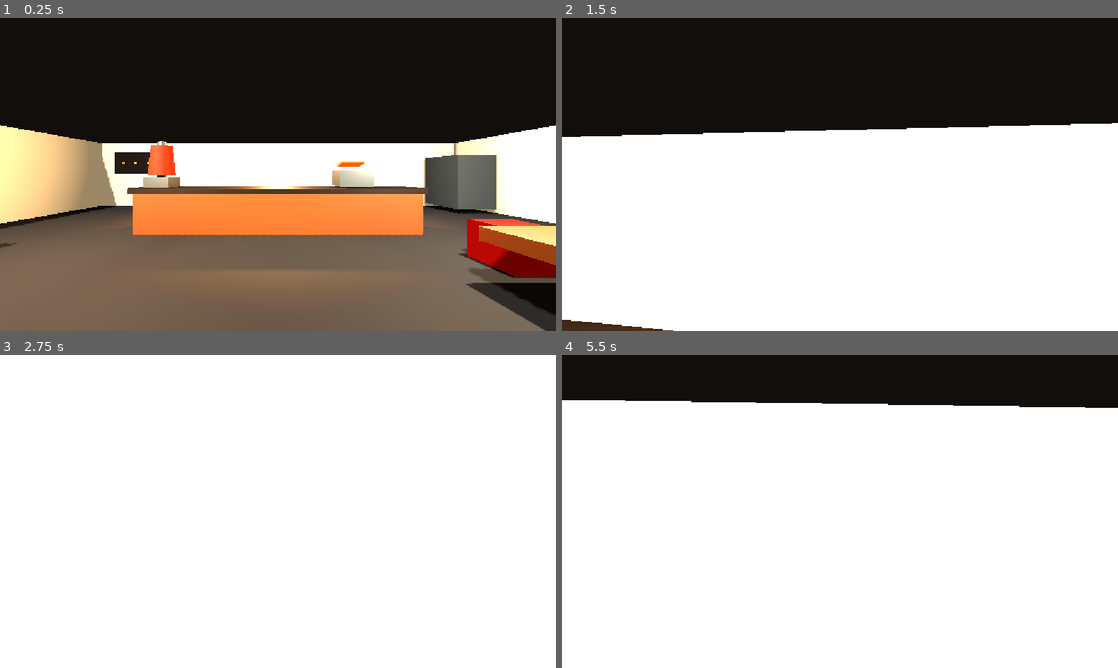
Above: before the commit, frames 1-4 (two rows, left to right).
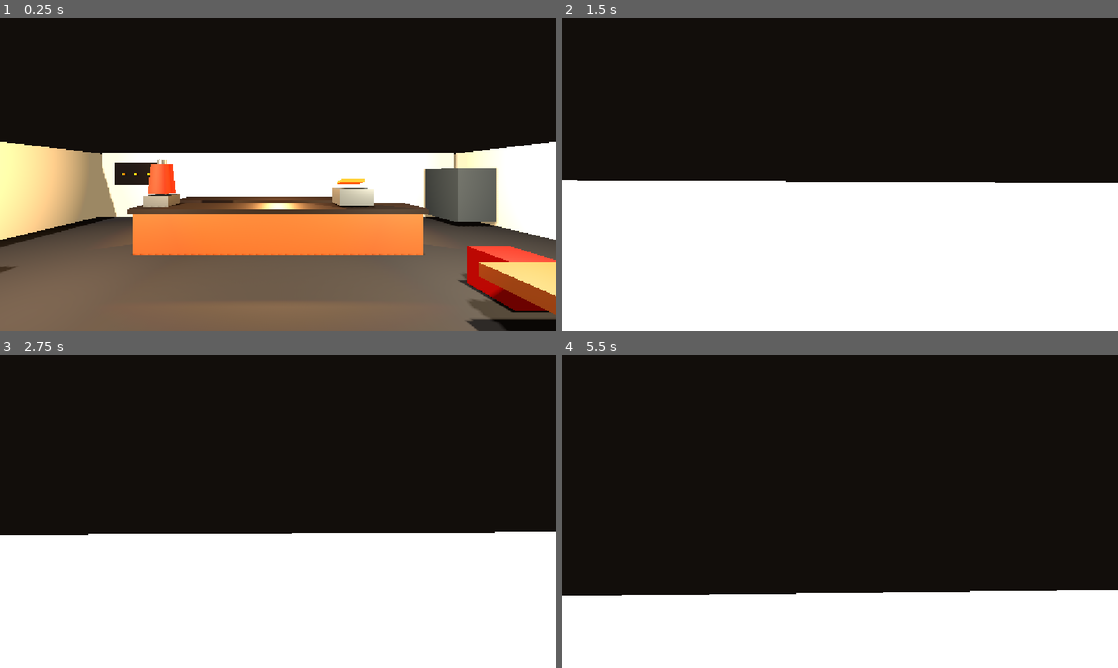
Above: after the commit, the same moments.

Repository: leon-beyleroglu/kebabcity
Game: Godot game, scene res://kebab_shop.tscn
Same seed, same stepped clock (60 frames per second), same inputs: the game is played once before the commit and once after it.
Inputs (mouse positions are in pixels of both pictures, inside the frame that each line leads up to):
- Up to frame 1 (0.25 s): no input
- Up to frame 2 (1.5 s): tap Enter at 0.5 s; move the mouse to (867, 174) at 0.52 s; hold Shift (sprint) 0.53-1.28 s; hold W (move_forward) from 0.53 s (still down); click (867, 174) at 0.67 s; tap Space (jump) at 0.77 s; move the mouse to (812, 174) at 1.27 s; tap Shift (sprint) at 1.35 s
- Up to frame 3 (2.75 s): keep holding W (move_forward); tap Space (jump) at 1.52, 2 s; move the mouse to (289, 505) at 2.02 s; hold Shift (sprint) from 2.03 s (still down)
- Up to frame 4 (5.5 s): keep holding W (move_forward); move the mouse to (834, 517) at 2.77 s; release Shift (sprint) at 2.78 s; tap Shift (sprint) at 2.85, 4.35 s; click (834, 517) at 2.92 s; tap Space (jump) at 3.02, 3.77, 4.52, 5 s; tap Enter at 3.5 s; move the mouse to (878, 514) at 3.52 s; hold Shift (sprint) 3.53-4.28 s; move the mouse to (795, 508) at 4.27 s; move the mouse to (845, 511) at 5.02 s; hold Shift (sprint) from 5.03 s (still down); click (845, 511) at 5.17 s

The runs differ from the first frame. In frame 1, 23% of the frame differs, in the area x 0-100%, y 34-100%; in frame 2, 17%; in frame 3, 57%; in frame 4, 60%, in the area x 0-100%, y 14-77%.

Commit message:
kamera fix

Diff:
--- a/kebab_shop.tscn
+++ b/kebab_shop.tscn
@@ -110,7 +110,7 @@
 
 [sub_resource type="CapsuleShape3D" id="PlayerShape"]
 radius = 0.45
-height = 1.8
+height = 2.356006
 
 [sub_resource type="StandardMaterial3D" id="MatYellow"]
 albedo_color = Color(0.95, 0.6, 0.08, 1)
@@ -345,14 +345,15 @@
 shadow_enabled = true
 
 [node name="Player" type="CharacterBody3D" parent="." unique_id=317042492]
-transform = Transform3D(1, 0, 0, 0, 1, 0, 0, 0, 1, 0, 1, 4.2)
+transform = Transform3D(1, 0, 0, 0, 1, 0, 0, 0, 1, 0, 1.4866173, 4.2)
 script = ExtResource("1_player")
 
 [node name="CollisionShape3D" type="CollisionShape3D" parent="Player" unique_id=966143708]
+transform = Transform3D(1, 0, 0, 0, 1, 0, 0, 0, 1, 0.0021178722, -0.13426447, 0.0005812645)
 shape = SubResource("PlayerShape")
 
 [node name="Camera3D" type="Camera3D" parent="Player" unique_id=1888410181]
-transform = Transform3D(1, 0, 0, 0, 1, 0, 0, 0, 1, 0, 0.65, 0)
+transform = Transform3D(1, 0, 0, 0, 1, 0, 0, 0, 1, 0, 0.7549808, 0)
 current = true
 
 [node name="DecorativeMenuBoard" type="MeshInstance3D" parent="." unique_id=1271968411]
